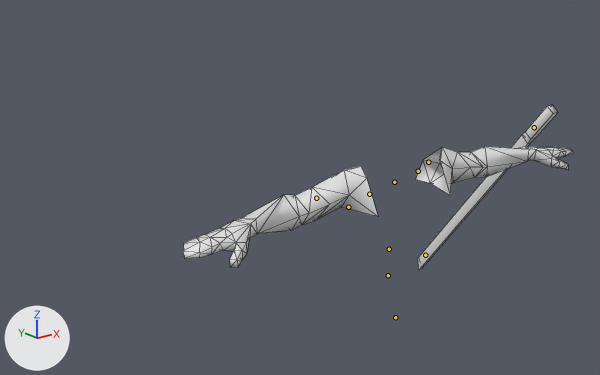
Renders of the FBX model Assets/Player/Animations/slashC.fbx from each side of a commit.
Rendered twice from a 50 mm lens placed at (-2.08, -2.01, 2.35), pointed at (0.15, 0.78, 1.24). The lights are fixed; the arrows at lower left show +X, +Y and +Z. The picture after the commit comes second. Both versions are drawn at frame 15 of the action 'slashC'; the numbers are the values there. The bones that change, and the others that lie on the model, are drawn over the model as lines. Mesh edges are drawn as thin lines.

Names of what the first picture shows: 'G8F', 'Katana'.
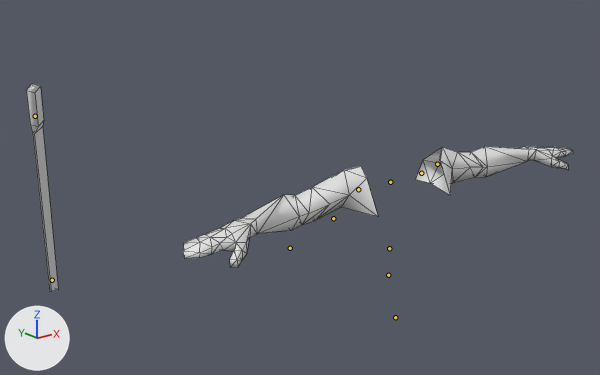
Changed parts and their boxes [x1, y1, x2, y2] in the pictures (600 x 375 px):
'Katana', posed (77% narrower, 26% taller): before [418, 105, 558, 270]; after [26, 83, 58, 291]
bone 'chest', root to tip: before (389, 249) to (388, 249); after (389, 248) to (389, 249)
bone 'clavicle_r', root to tip: before (394, 182) to (394, 181); after (390, 182) to (390, 182)
bone 'arm_r', root to tip: before (369, 194) to (370, 193); after (358, 189) to (358, 189)
bone 'forearm_r', root to tip: before (348, 207) to (349, 206); after (333, 218) to (333, 218)
bone 'hand_r', root to tip: before (316, 198) to (317, 197); after (290, 248) to (289, 247)

Patch to the scene script:
```diff
--- a/Assets/Player/Animations/slashC.fbx.py
+++ b/Assets/Player/Animations/slashC.fbx.py
@@ bone_pelvis @@
 bone_pelvis = bpy.data.objects['Armature'].pose.bones['pelvis']  # child of 'root'
-bone_pelvis.rotation_quaternion = (0.604, 0.5, -0.366, 0.501)  # degrees (46, -71, 46)
+bone_pelvis.rotation_quaternion = (0.572, 0.446, -0.414, 0.549)  # degrees (12, -75, 78)
@@ bone_stomach @@
 bone_stomach = bpy.data.objects['Armature'].pose.bones['stomach']  # child of 'pelvis'
-bone_stomach.rotation_quaternion = (0.992, 0.0, -0.125, -0.002)  # degrees (0, -14, 0)
+bone_stomach.rotation_quaternion = (0.991, 0.001, -0.137, 0.0)  # degrees (0, -16, 0)
@@ bone_chest @@
 bone_chest = bpy.data.objects['Armature'].pose.bones['chest']  # child of 'stomach'
-bone_chest.rotation_quaternion = (0.994, -0.001, -0.111, -0.002)  # degrees (0, -13, 0)
+bone_chest.rotation_quaternion = (0.993, -0.001, -0.118, 0.0)  # degrees (0, -14, 0)
@@ bone_clavicle_r @@
 bone_clavicle_r = bpy.data.objects['Armature'].pose.bones['clavicle_r']  # child of 'chest'
-bone_clavicle_r.rotation_quaternion = (0.247, 0.034, 0.968, 0.014)  # degrees (-3, 151, -5)
+bone_clavicle_r.rotation_quaternion = (0.217, 0.007, 0.975, 0.04)  # degrees (-5, 155, -2)
@@ bone_arm_r @@
 bone_arm_r = bpy.data.objects['Armature'].pose.bones['arm_r']  # child of 'clavicle_r'
-bone_arm_r.rotation_quaternion = (-0.412, -0.083, 0.831, 0.364)  # degrees (-60, -141, 34)
+bone_arm_r.rotation_quaternion = (0.098, 0.661, -0.586, -0.457)  # degrees (130, 29, -97)
@@ bone_forearm_r @@
 bone_forearm_r = bpy.data.objects['Armature'].pose.bones['forearm_r']  # child of 'arm_r'
-bone_forearm_r.rotation_quaternion = (0.957, -0.157, 0.245, 0.019)  # degrees (-19, 28, -3)
+bone_forearm_r.rotation_quaternion = (0.953, -0.164, 0.254, 0.02)  # degrees (-20, 29, -3)
@@ bone_hand_r @@
 bone_hand_r = bpy.data.objects['Armature'].pose.bones['hand_r']  # child of 'forearm_r'
-bone_hand_r.rotation_quaternion = (0.921, -0.004, -0.147, 0.361)  # degrees (-7, -16, 44)
+bone_hand_r.rotation_quaternion = (0.967, 0.19, 0.14, -0.094)  # degrees (21, 18, -8)
```
